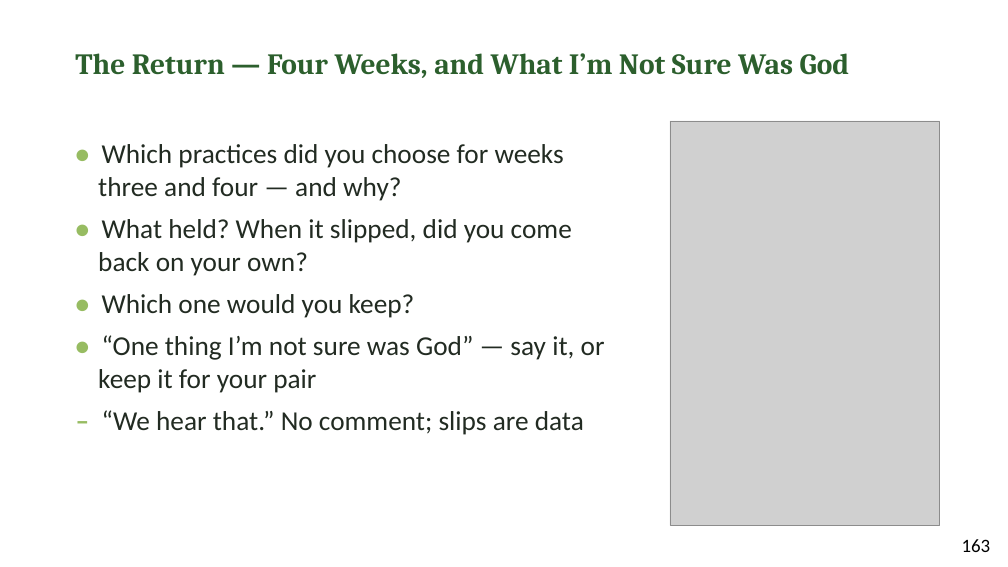
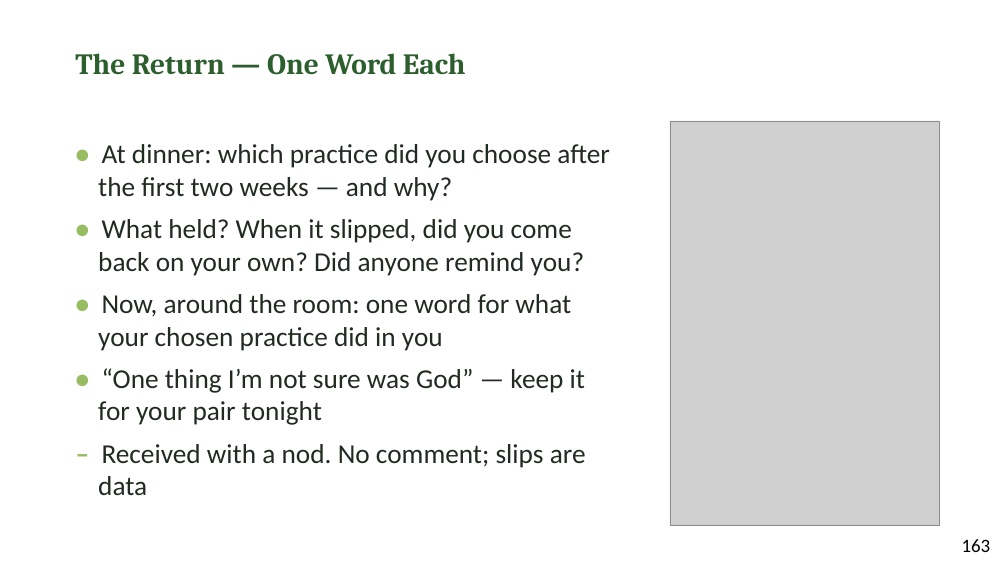
Before and after one commit to jgtittle-ministries/fellowship-of-the-heart-pilot-at-cca, a slide deck: slide 6 of docs/evening/materials/evening-08-slides.pptx. Drawn at 1008x567 pixels with LibreOffice and Linux fonts; fonts in the diff are those of the drawing; grey boxes stand for pictures. Boxes give left, top, right and bottom in pixels: in the first picture for what was removed or moved away, otherwise in the second. Text is boxed around its words. In the diff, an @@ line names an element or a change of style, - is before the commit and + after.

```diff
--- a/docs/evening/materials/evening-08-slides.pptx
+++ b/docs/evening/materials/evening-08-slides.pptx
@@ text at bbox=[75, 53, 466, 75]: text changed @@
-The Return — Four Weeks, and What I’m Not Sure Was God
+The Return — One Word Each
@@ text at bbox=[98, 144, 610, 495]: text changed @@
-• Which practices did you choose for weeks three and four — and why?
-• What held? When it slipped, did you come back on your own?
-• Which one would you keep?
-• “One thing I’m not sure was God” — say it, or keep it for your pair
-– “We hear that.” No comment; slips are data
+• At dinner: which practice did you choose after the first two weeks — and why?
+• What held? When it slipped, did you come back on your own? Did anyone remind you?
+• Now, around the room: one word for what your chosen practice did in you
+• “One thing I’m not sure was God” — keep it for your pair tonight
+– Received with a nod. No comment; slips are data
```
Also in this commit, not shown: 2 other slides changed, 32 other files.
